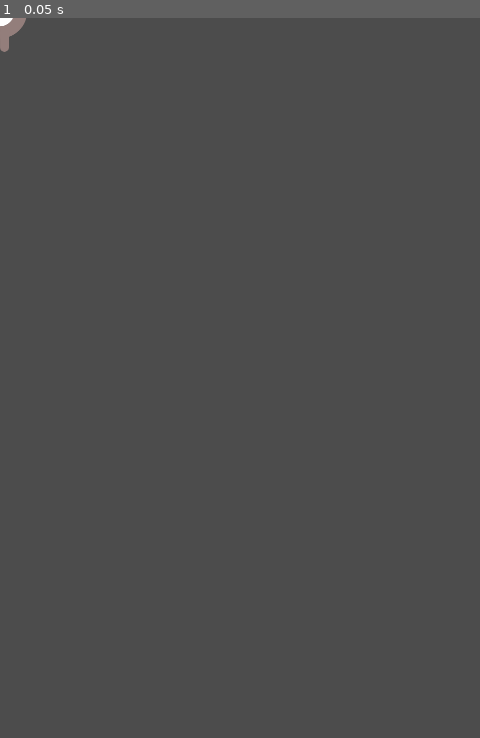
Above: before the commit, frame 1.
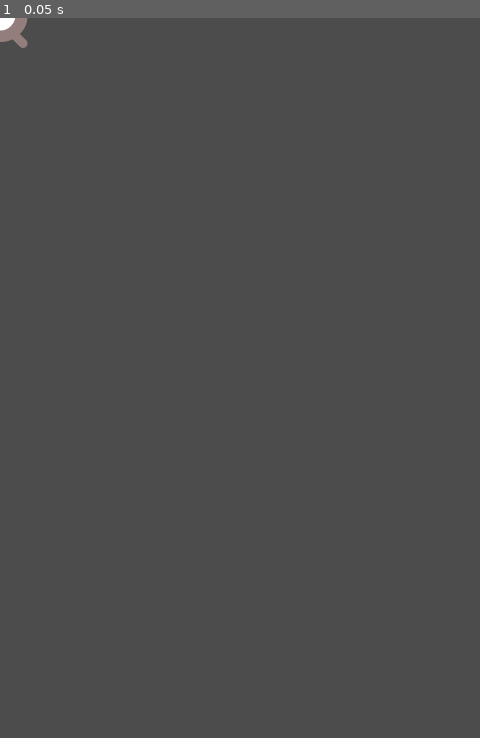
Above: after the commit, the same moment.

Repository: lifecouldbeadream/godot-exercise
Game: Godot game, scene res://Area2D.tscn
The game is run twice, just before and just after one commit, with the same random seed, the same clock (stepped at 60 frames per second) and the same inputs. Before the commit the project has no main scene; this scene is started directly in both runs.
Inputs:
- Up to frame 1 (0.05 s): no input

The runs differ from the first frame. In frame 1, 0.1% of the frame differs, in the area x 0-6%, y 0-5%.

Commit message:
no message

Diff:
--- a/Area2D.tscn
+++ b/Area2D.tscn
@@ -1,18 +1,19 @@
-[gd_scene load_steps=7 format=2]
+[gd_scene load_steps=8 format=2]
 
-[ext_resource path="res://art/playerGrey_walk1.png" type="Texture" id=1]
-[ext_resource path="res://art/playerGrey_walk2.png" type="Texture" id=2]
-[ext_resource path="res://art/playerGrey_up1.png" type="Texture" id=3]
-[ext_resource path="res://art/playerGrey_up2.png" type="Texture" id=4]
+[ext_resource path="res://player.gd" type="Script" id=1]
+[ext_resource path="res://art/playerGrey_walk1.png" type="Texture" id=2]
+[ext_resource path="res://art/playerGrey_walk2.png" type="Texture" id=3]
+[ext_resource path="res://art/playerGrey_up1.png" type="Texture" id=4]
+[ext_resource path="res://art/playerGrey_up2.png" type="Texture" id=5]
 
 [sub_resource type="SpriteFrames" id=1]
 animations = [ {
-"frames": [ ExtResource( 1 ), ExtResource( 2 ) ],
+"frames": [ ExtResource( 2 ), ExtResource( 3 ) ],
 "loop": true,
 "name": "right",
 "speed": 5.0
 }, {
-"frames": [ ExtResource( 3 ), ExtResource( 4 ) ],
+"frames": [ ExtResource( 4 ), ExtResource( 5 ) ],
 "loop": true,
 "name": "up",
 "speed": 5.0
@@ -23,11 +24,14 @@
 height = 13.2878
 
 [node name="Area2D" type="Area2D"]
+script = ExtResource( 1 )
+speed = 4
 
-[node name="AnimatedSprite" type="AnimatedSprite" parent="."]
+[node name="player" type="AnimatedSprite" parent="."]
 scale = Vector2( 0.5, 0.5 )
 frames = SubResource( 1 )
-animation = "right"
+animation = "up"
+frame = 1
 
 [node name="CollisionShape2D" type="CollisionShape2D" parent="."]
 position = Vector2( -0.524475, 0.699299 )
--- a/player.gd
+++ b/player.gd
@@ -21,9 +21,9 @@
 
 	if velocity.length() >0:
 		velocity = velocity.normalized() * speed
-		$AnimatedSprite.play()
+		$player.play()
 	else:
-		$AnimatedSprite.stop()
+		$player.stop()
 	position += velocity * delta
 	position.x = clamp(position.x,0,screensize.x)
 	position.y = clamp(position.y,0,screensize.y)
--- a/project.godot
+++ b/project.godot
@@ -16,6 +16,7 @@
 [application]
 
 config/name="godottest"
+run/main_scene="res://Area2D.tscn"
 config/icon="res://icon.png"
 
 [display]
